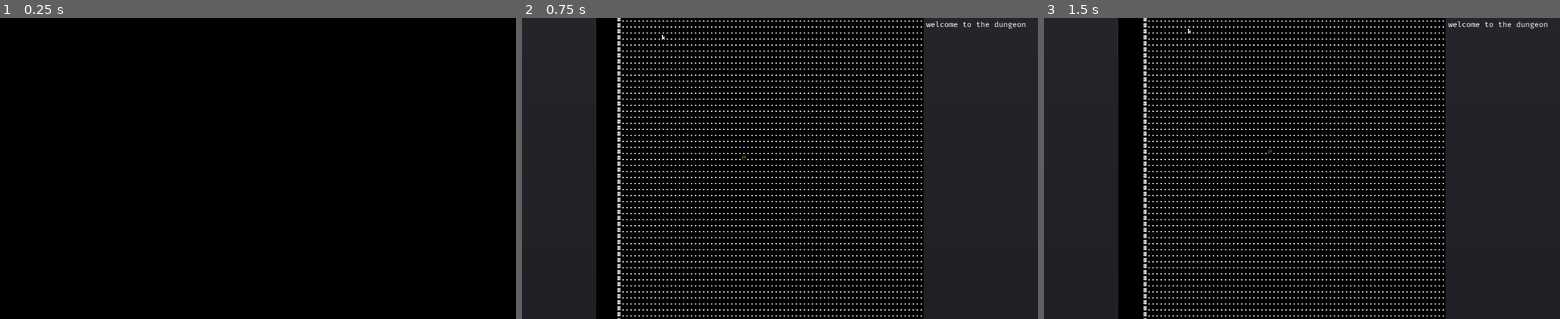
Above: before the commit, frames 1-3 (left to right).
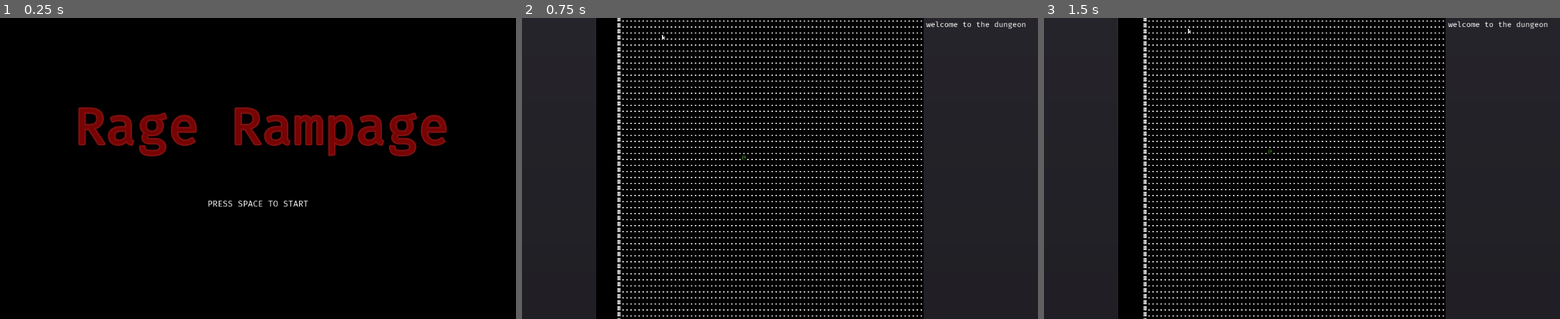
Above: after the commit, the same moments.

Repository: redxaxder/7DRL2022
Game: Godot game, scene res://scenes/root.tscn
Two runs of this game, one before a commit and one after it. Both use one fixed random seed, a clock stepped at 60 frames per second and the inputs below.
Inputs:
- Up to frame 1 (0.25 s): no input
- Up to frame 2 (0.75 s): tap Space (action) at 0.5 s; hold Right (right) from 0.53 s (still down); hold Space (action) from 0.53 s (still down)
- Up to frame 3 (1.5 s): release Right (right) at 1.28 s; release Space (action) at 1.28 s; hold Down (down) from 1.28 s (still down); tap Space (action) at 1.35 s

The runs differ from the first frame. In frame 1, 4.9% of the frame differs, in the area x 15-87%, y 29-63%; in frame 2, nothing differs; in frame 3, nothing differs.

Commit message:
handle death

Diff:
--- /dev/null
+++ b/scenes/DeathModal.tscn
@@ -0,0 +1,6 @@
+[gd_scene load_steps=2 format=2]
+
+[ext_resource path="res://scenes/death.gd" type="Script" id=1]
+
+[node name="DeathModal" type="Node"]
+script = ExtResource( 1 )
--- /dev/null
+++ b/scenes/death.gd
@@ -0,0 +1,8 @@
+extends Node
+
+func _ready():
+	print("spawned")
+
+func _unhandled_input(event):
+	if event.is_action_pressed("action"):
+		get_parent().get_parent().reset()
--- a/scenes/init.gd
+++ b/scenes/init.gd
@@ -7,8 +7,19 @@
 func _ready():
 	pass # Replace with function body.
 
+var r: Node2D
+
 func _unhandled_input(event):
 	if event.is_action_pressed("action"):
-		var r = run.instance()
+		r = run.instance()
 		add_child(r)
+		print("{0}".format([self.get_child_count()]))
 		set_process_unhandled_input(false)
+		for c in $splash.get_children():
+			c.visible = false
+
+func reset():
+	set_process_unhandled_input(true)
+	r.queue_free()
+	for c in $splash.get_children():
+		c.visible = true
--- a/scenes/root.tscn
+++ b/scenes/root.tscn
@@ -1,7 +1,43 @@
-[gd_scene load_steps=2 format=2]
+[gd_scene load_steps=5 format=2]
 
 [ext_resource path="res://scenes/init.gd" type="Script" id=1]
+[ext_resource path="res://resources/FiraCode-Regular.ttf" type="DynamicFontData" id=7]
+
+[sub_resource type="DynamicFont" id=1]
+size = 100
+outline_size = 3
+outline_color = Color( 0.501961, 0.0666667, 0.0666667, 1 )
+font_data = ExtResource( 7 )
+
+[sub_resource type="DynamicFont" id=2]
+font_data = ExtResource( 7 )
 
 [node name="root" type="Node2D"]
 position = Vector2( 0.378738, 0.00562859 )
 script = ExtResource( 1 )
+
+[node name="splash" type="CanvasLayer" parent="."]
+
+[node name="title" type="Label" parent="splash"]
+margin_left = 148.0
+margin_top = 158.0
+margin_right = 936.0
+margin_bottom = 282.0
+custom_fonts/font = SubResource( 1 )
+custom_colors/font_color = Color( 0.470588, 0.0117647, 0.0117647, 1 )
+text = "Rage Rampage"
+__meta__ = {
+"_edit_use_anchors_": false
+}
+
+[node name="title2" type="Label" parent="splash"]
+margin_left = 412.0
+margin_top = 361.0
+margin_right = 814.0
+margin_bottom = 381.0
+custom_fonts/font = SubResource( 2 )
+text = "press space to start"
+uppercase = true
+__meta__ = {
+"_edit_use_anchors_": false
+}
--- a/scenes/run.gd
+++ b/scenes/run.gd
@@ -108,9 +108,10 @@
 		pc.pos.y = j
 		return true
 
+var DeathModal: PackedScene = preload("res://scenes/DeathModal.tscn")
 func _handle_death():
-	combatLog.say("ouch")
-	print("oof")
-#	set_process_unhandled_input(false)
-#	get_parent().set_process_unhandled_input(true)
-#	queue_free()
+	combatLog.say("You have died.")
+	combatLog.say("Press space to return to main menu.")
+	var d = DeathModal.instance()
+	add_child(d)
+	set_process_unhandled_input(false)
--- a/sprites/pc.gd
+++ b/sprites/pc.gd
@@ -33,6 +33,8 @@
 		rage += rage_on_got_hit + starting_rage
 		fatigue += fatigue_on_got_hit
 		recovery = 0
+	combatLog.say("You die.")
+	emit_signal(constants.PLAYER_DIED)
 
 
 func tick():
Not shown, changed: notes.md
